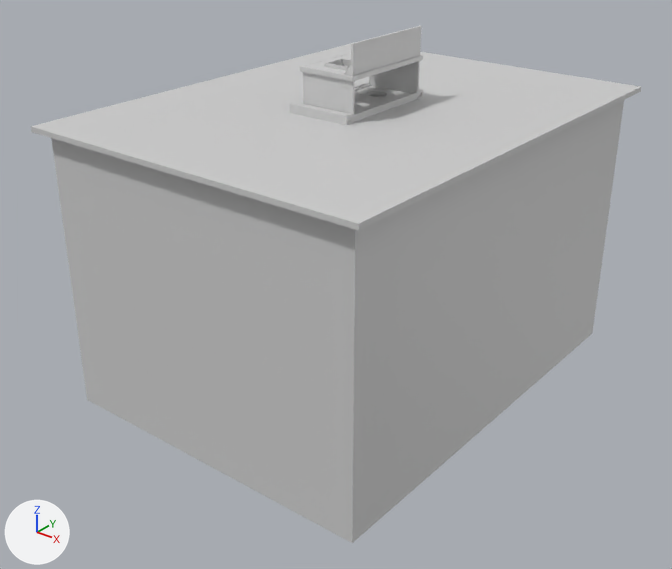
An edit to the Blender file SIMULATION/Simulation_DarkBox.blend, drawn before and after from the same camera.
The view is the same before and after, from a 50 mm lens placed at (0.958, -1.259, 3.416), pointed at (0.006, -0.069, 2.678). Every picture has the same lights, and +X, +Y and +Z are marked at lower left. The older version comes first.

Objects in the first picture: 'Body1', 'Body1.001', 'Body1.002', 'Body1.003', 'Body1.004', 'Body1.005', 'Body1.006', 'Body1.007', 'Body1.008', 'Body1.009'.
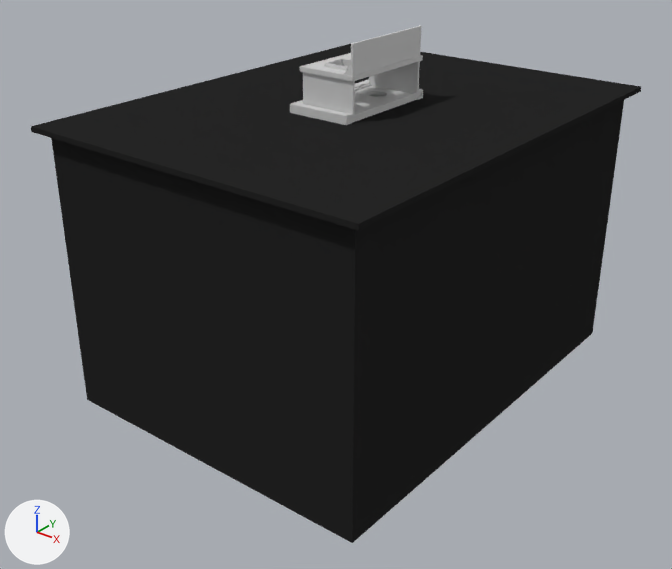
Commit message: feat: add simulation Blender file and test images for DarkBox

Boxes [x1, y1, x2, y2] around the edits, measured in the pictures (672 x 569 px):
'Body1.005', recoloured (light grey to black): [51, 131, 360, 538] in both
'Body1.003', recoloured (light grey to black): [348, 87, 623, 540] in both
'Body1', recoloured (light grey to black): [31, 44, 641, 231] in both
'Body1.001', recoloured: [87, 330, 593, 543] in both
'Body1.002', recoloured: [52, 49, 345, 397] in both
'Body1.004', recoloured: [438, 57, 624, 321] in both

The change, as a diff of the scene's bpy script:
```diff
--- a/SIMULATION/Simulation_DarkBox.blend.py
+++ b/SIMULATION/Simulation_DarkBox.blend.py
@@ mat_matteblack_enclosure @@
+mat_matteblack_enclosure = principled_material('MatteBlack_Enclosure')
+mat_matteblack_enclosure.base_color = (0.02, 0.02, 0.02)  # black #272727
+mat_matteblack_enclosure.roughness = 1.0
+mat_matteblack_enclosure.specular_ior_level = 0.0
@@ me_body1 @@
 me_body1.from_pydata(...)  # 402 vertices, 896 faces; spans x -3.0..83.0, y -3.0..63.0, z 0.0..0.9
-me_body1.materials.append(mat_steel___satin)  # light grey #cfcfcf
+me_body1.materials.append(mat_matteblack_enclosure)  # black #272727
@@ me_body1_003 @@
 me_body1_003.from_pydata(...)  # 451 vertices, 898 faces; spans x -0.9..60.9, y -0.9..50.9, z 0.0..0.9
-me_body1_003.materials.append(mat_steel___satin)  # light grey #cfcfcf
+me_body1_003.materials.append(mat_matteblack_enclosure)  # black #272727
@@ me_body1_002 @@
 me_body1_002.from_pydata(...)  # 527 vertices, 1050 faces; spans x -0.9..80.9, y -0.9..50.9, z 0.0..0.9
-me_body1_002.materials.append(mat_steel___satin)  # light grey #cfcfcf
+me_body1_002.materials.append(mat_matteblack_enclosure)  # black #272727
@@ me_body1_001 @@
 me_body1_001.from_pydata(...)  # 690 vertices, 1376 faces; spans x -0.9..80.9, y -0.9..60.9, z 0.0..0.9
-me_body1_001.materials.append(mat_steel___satin)  # light grey #cfcfcf
+me_body1_001.materials.append(mat_matteblack_enclosure)  # black #272727
```
